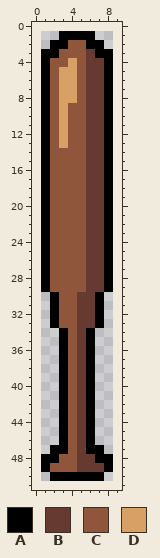
Pixel-art sprite, stored at assets/images/baseball bat.png. Above, as it was before the edit.
The file is 8x50 pixels. The old version is drawn lined up with the new one, on the new canvas.
Palette (. is transparent): A #000000  B #663931  C #8f563b  D #d9a066
Pixels before, first column x 1:
 1 ..AAAA..
 2 .AACCAA.
 3 AACCCBAA
 4 ACCDCBBA
 5 ACDDCBBA
 6 ACDDCBBA
 7 ACDDCBBA
 8 ACDDCBBA
 9 ACDCCBBA
10 ACDCCBBA
11 ACDCCBBA
12 ACDCCBBA
13 ACDCCBBA
14 ACCCCBBA
15 ACCCCBBA
16 ACCCCBBA
17 ACCCCBBA
18 ACCCCBBA
19 ACCCCBBA
20 ACCCCBBA
21 ACCCCBBA
22 ACCCCBBA
23 ACCCCBBA
24 ACCCCBBA
25 ACCCCBBA
26 ACCCCBBA
27 ACCCCBBA
28 ACCCCBBA
29 ACCCCBBA
30 .ACCBBA.
31 .ACCBBA.
32 .ACCBBA.
33 .ACCBBA.
34 ..ACBA..
35 ..ACBA..
36 ..ACBA..
37 ..ACBA..
38 ..ACBA..
39 ..ACBA..
40 ..ACBA..
41 ..ACBA..
42 ..ACBA..
43 ..ACBA..
44 ..ACBA..
45 ..ACBA..
46 ..ACBA..
47 .AACBAA.
48 AACCBBAA
49 ACCCBBBA
50 .AAAAAA.
Now the later version:
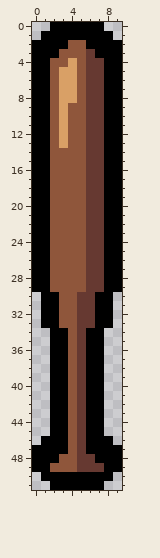
Diff:
canvas 8x50 -> 10x52, the old top-left corner now at 1,1
y 0: x 2..7 ...... -> AAAAAA
y 1: x 1..2 .. -> AA; x 7..8 .. -> AA
y 2: x 0..1 .. -> AA; x 8..9 .. -> AA
y 3..29: x 0 . -> A; x 9 . -> A
y 30..33: x 1 . -> A; x 8 . -> A
y 34..45: x 2 . -> A; x 7 . -> A
y 46: x 1..2 .. -> AA; x 7..8 .. -> AA
y 47: x 0..1 .. -> AA; x 8..9 .. -> AA
y 48..49: x 0 . -> A; x 9 . -> A
y 50: x 1 . -> A; x 8 . -> A
y 51: x 2..7 ...... -> AAAAAA
Boxes around the changes in both pictures, in picture pixels (x1, y1, x2, y2):
added: (32, 22, 122, 490)
